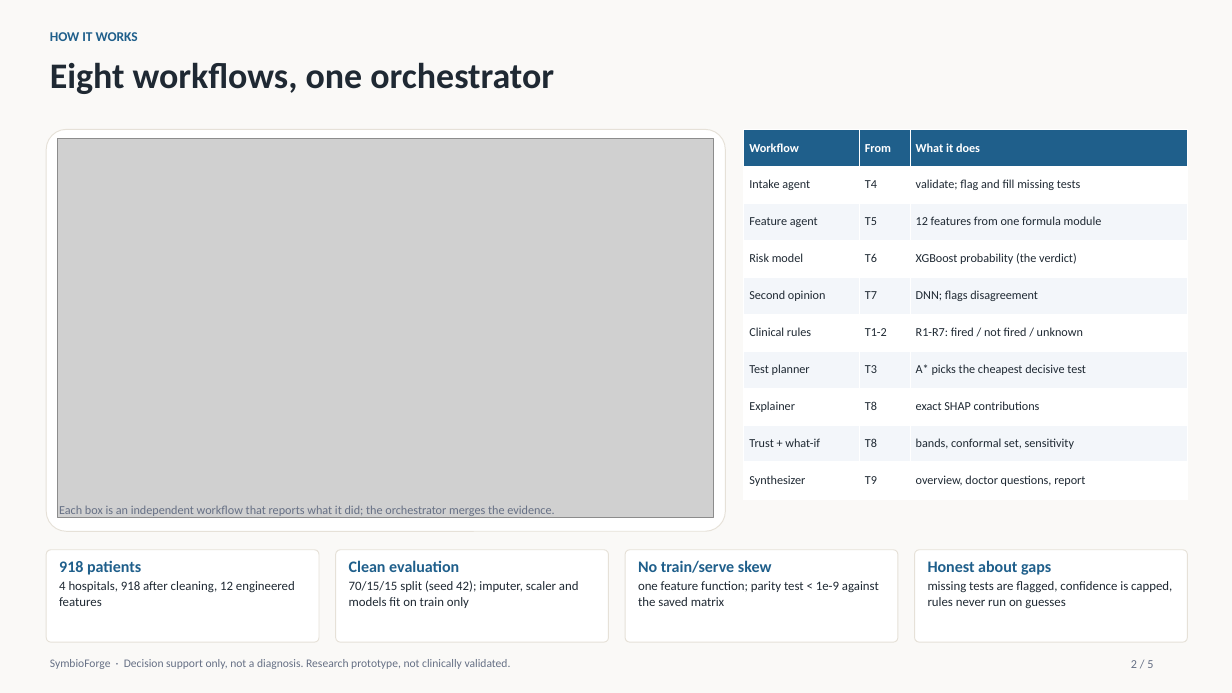
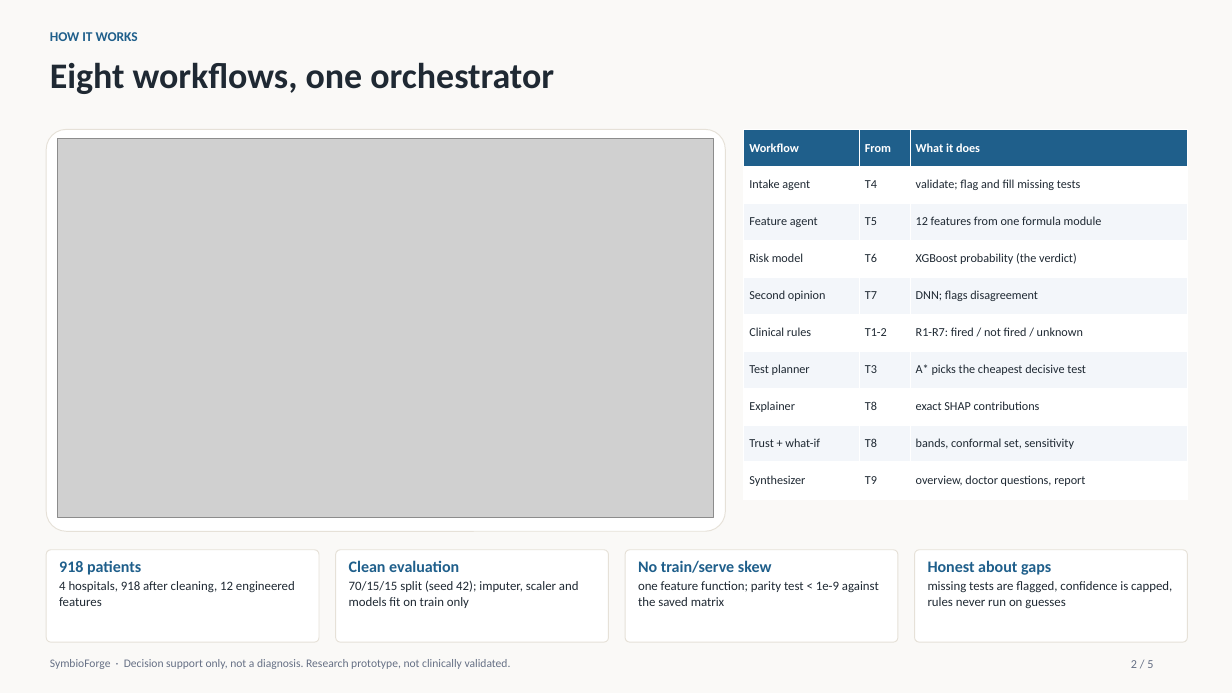
Before and after one commit to Aarya-Mhatre69/SymbioForge-CDSS, a slide deck: slide 2 of docs/SymbioForge_Summary.pptx. Drawn at 1232x693 pixels with LibreOffice and Linux fonts; fonts in the diff are those of the drawing; grey boxes stand for pictures. Boxes give left, top, right and bottom in pixels: in the first picture for what was removed or moved away, otherwise in the second. Text is boxed around its words. In the diff, an @@ line names an element or a change of style, - is before the commit and + after.

```diff
--- a/docs/SymbioForge_Summary.pptx
+++ b/docs/SymbioForge_Summary.pptx
@@ text removed at (59, 505, 554, 518) @@
-Each box is an independent workflow that reports what it did; the orchestrator merges the evidence.
```
Also in this commit, not shown: 2 other slides changed, 18 other files.
